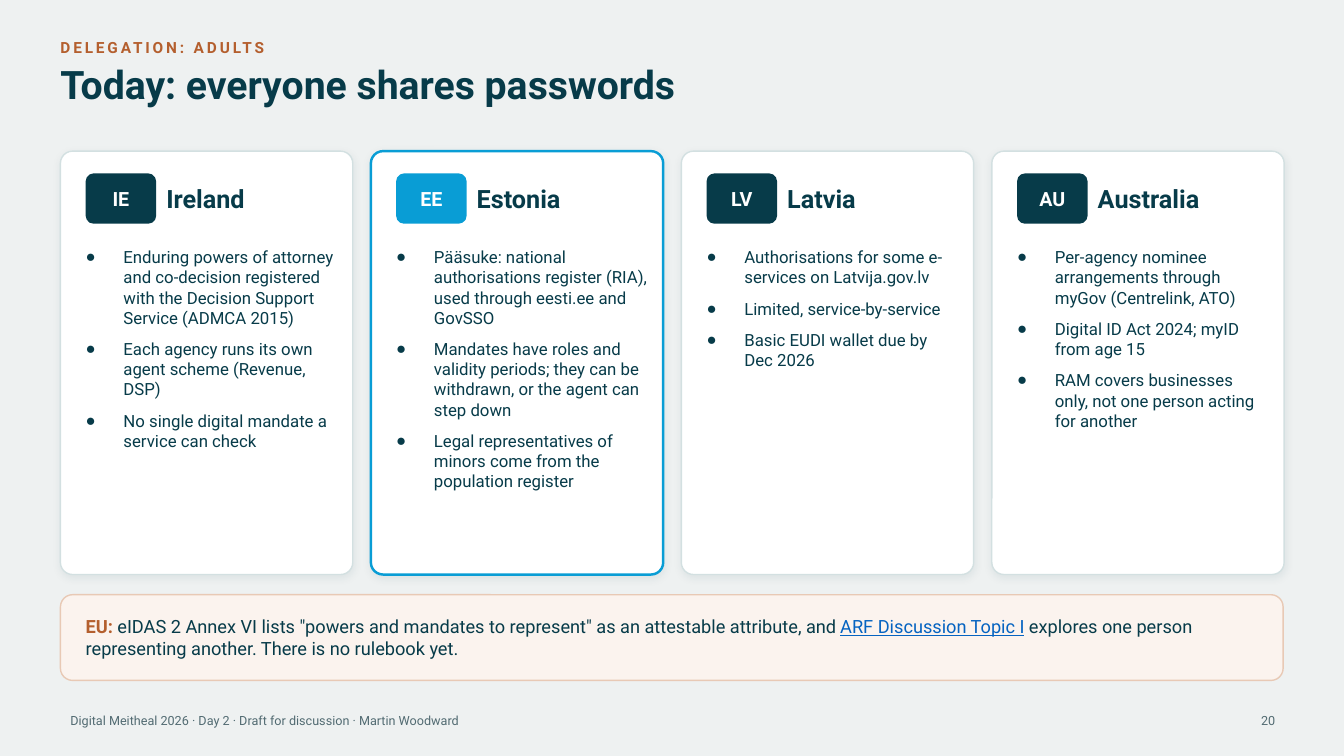
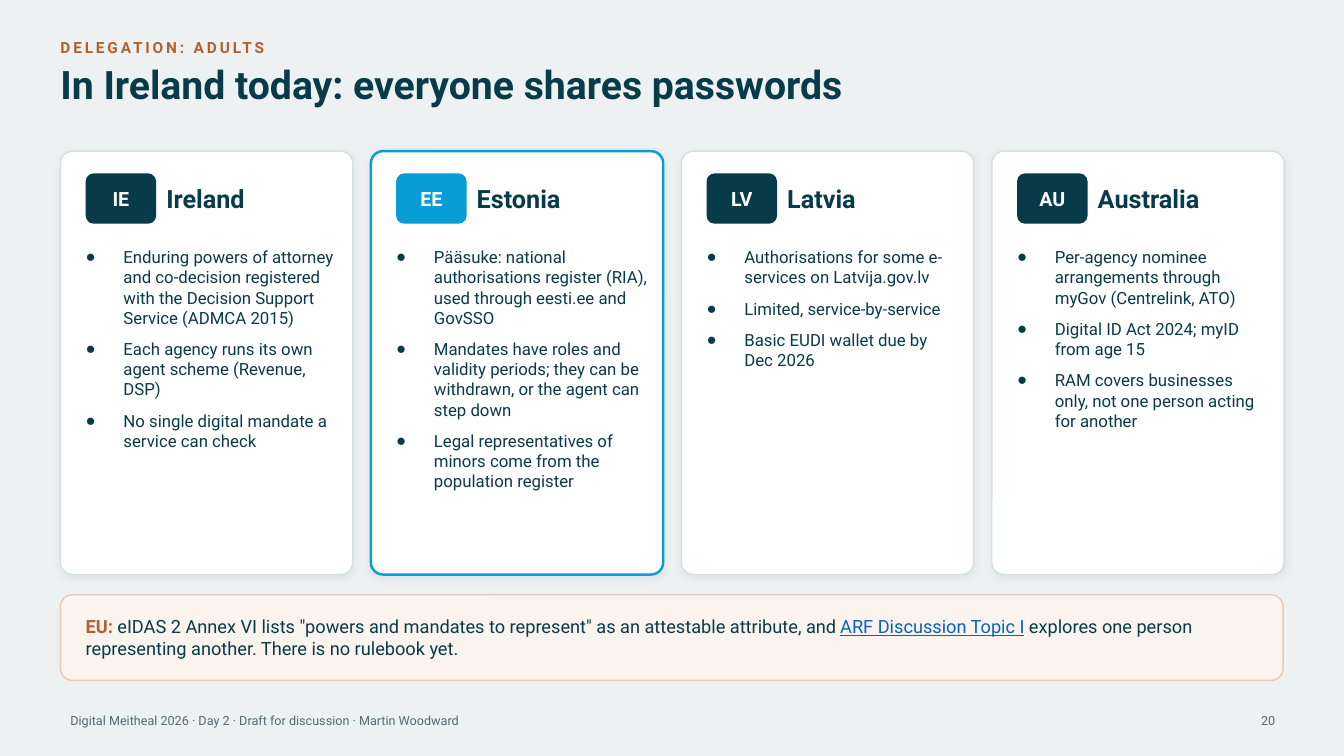
Before and after one commit to martinwoodward/meitheal26, a slide deck: slide 20 of delegated-authority/Digital-Wallets-Delegated-Authority-Meitheal-2026.pptx. Drawn at 1344x756 pixels with LibreOffice and Linux fonts; fonts in the diff are those of the drawing. Boxes give left, top, right and bottom in pixels: in the first picture for what was removed or moved away, otherwise in the second. Text is boxed around its words. In the diff, an @@ line names an element or a change of style, - is before the commit and + after.

```diff
--- a/delegated-authority/Digital-Wallets-Delegated-Authority-Meitheal-2026.pptx
+++ b/delegated-authority/Digital-Wallets-Delegated-Authority-Meitheal-2026.pptx
@@ text at box(60, 69, 842, 108): text changed @@
-Today: everyone shares passwords
+In Ireland today: everyone shares passwords
```
Also in this commit, not shown: 7 other slides changed, 2 other files.
